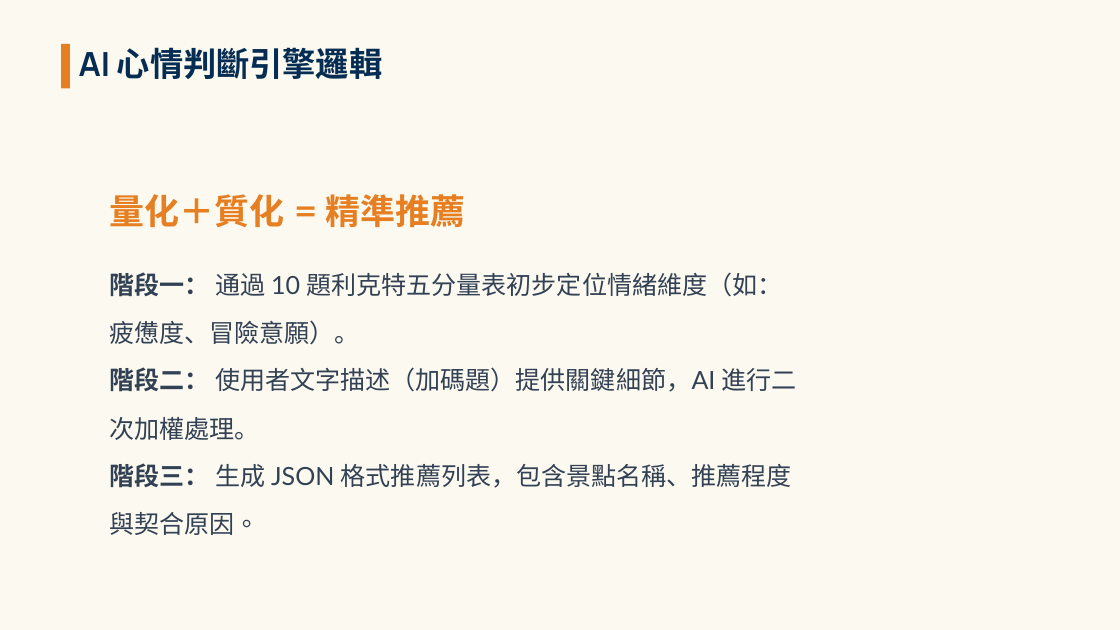
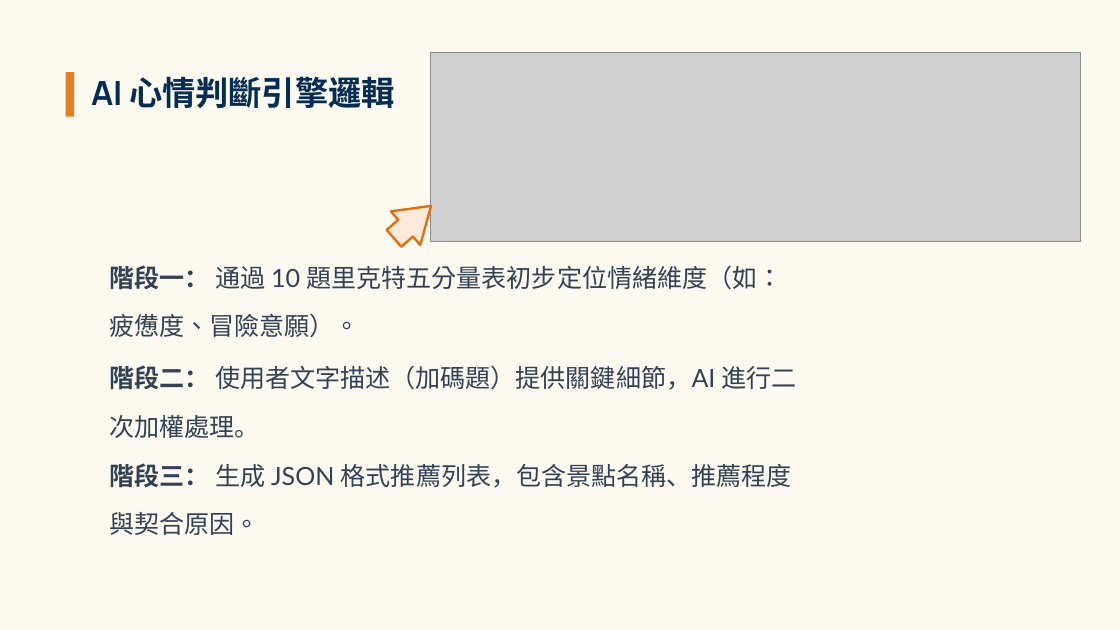
Before and after one commit to hseenm/AI_class_moodmap, a slide deck: slide 6 of AI_Presentation_Group 20.pptx. Drawn at 1120x630 pixels with LibreOffice and Linux fonts; fonts in the diff are those of the drawing; grey boxes stand for pictures; background and template pictures are left out. Boxes give left, top, right and bottom in pixels: in the first picture for what was removed or moved away, otherwise in the second. Text is boxed around its words. In the diff, an @@ line names an element or a change of style, - is before the commit and + after.

```diff
--- a/AI_Presentation_Group 20.pptx
+++ b/AI_Presentation_Group 20.pptx
@@ picture added at <box>431,52,1081,242</box> @@
@@ rectangle: place and size @@
-rectangle at <box>61,44,70,88</box>
+rectangle at <box>66,72,74,117</box>
@@ text "AI 心情判斷引擎邏輯": place and size @@
-text "AI 心情判斷引擎邏輯" at <box>79,47,382,79</box>
+text "AI 心情判斷引擎邏輯" at <box>91,76,394,108</box>
@@ text removed at <box>110,194,466,227</box> @@
-量化＋質化 = 精準推薦
@@ right arrow added at <box>380,189,446,255</box>, fill #FDEADA, outline #E46C0A 2 pt @@
@@ text at <box>110,265,783,338</box>: text changed @@
-階段一： 通過 10 題利克特五分量表初步定位情緒維度（如：疲憊度、冒險意願）。
+階段一： 通過 10 題里克特五分量表初步定位情緒維度（如：疲憊度、冒險意願）。
```
Also in this commit, not shown: 4 other slides changed, 1 other file.
